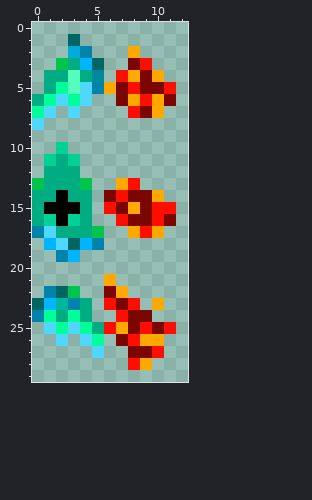
Pixel-art sprite: assets/debris-spritesheet.png. Above: the version before the commit.
The file is 18x30 pixels. Shown: x 0..12, y 0..29.
Once edited:
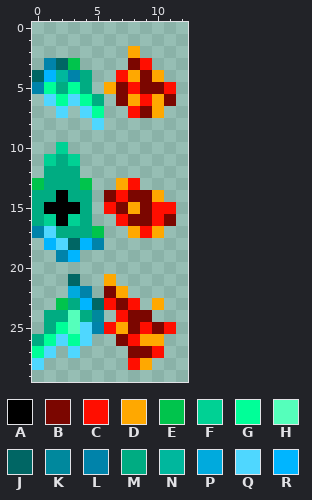
Palette (. is transparent): A #000000  B #7b0600  C #ff0e00  D #ffa800  E #00c44c  F #00d194  G #00ff98  H #55ffbb  J #006664  K #00889d  L #0083aa  M #00ac82  N #00b79d  P #00aadd  Q #4fd7ff  R #00b5ff
Commit message: Implement most debris code
The edit:
y 1: x 3 J -> .
y 2: x 3..4 PL -> ..
y 3: x 1..5 .EMRJ -> LJE..
y 4: x 0..3 .MMH -> JRNL; x 5 K -> .
y 5: x 0..5 .MGHQL -> LGMGM.
y 6: x 0..5 MGQGQ. -> .QGQGM
y 7: x 0..5 GQ.Q.. -> ..Q.QG
y 8: x 0 Q -> .; x 5 . -> Q
y 21: x 3 . -> J
y 22: x 1..4 LJE. -> ..PL
y 23: x 0..5 JRNLM. -> ..EMRJ
y 24: x 0..1 LG -> .M; x 3 G -> H; x 5 . -> K
y 25: x 1 Q -> M; x 3..5 QGM -> HQL
y 26: x 0..1 .. -> MG; x 3 . -> G; x 5 G -> .
y 27: x 0..1 .. -> GQ; x 3 . -> Q; x 5 Q -> .
y 28: x 0 . -> Q
Pixel boxes of the changes (left, top, right, bottom) in both pictures:
changed: (32, 34, 104, 130)
changed: (32, 274, 104, 370)
